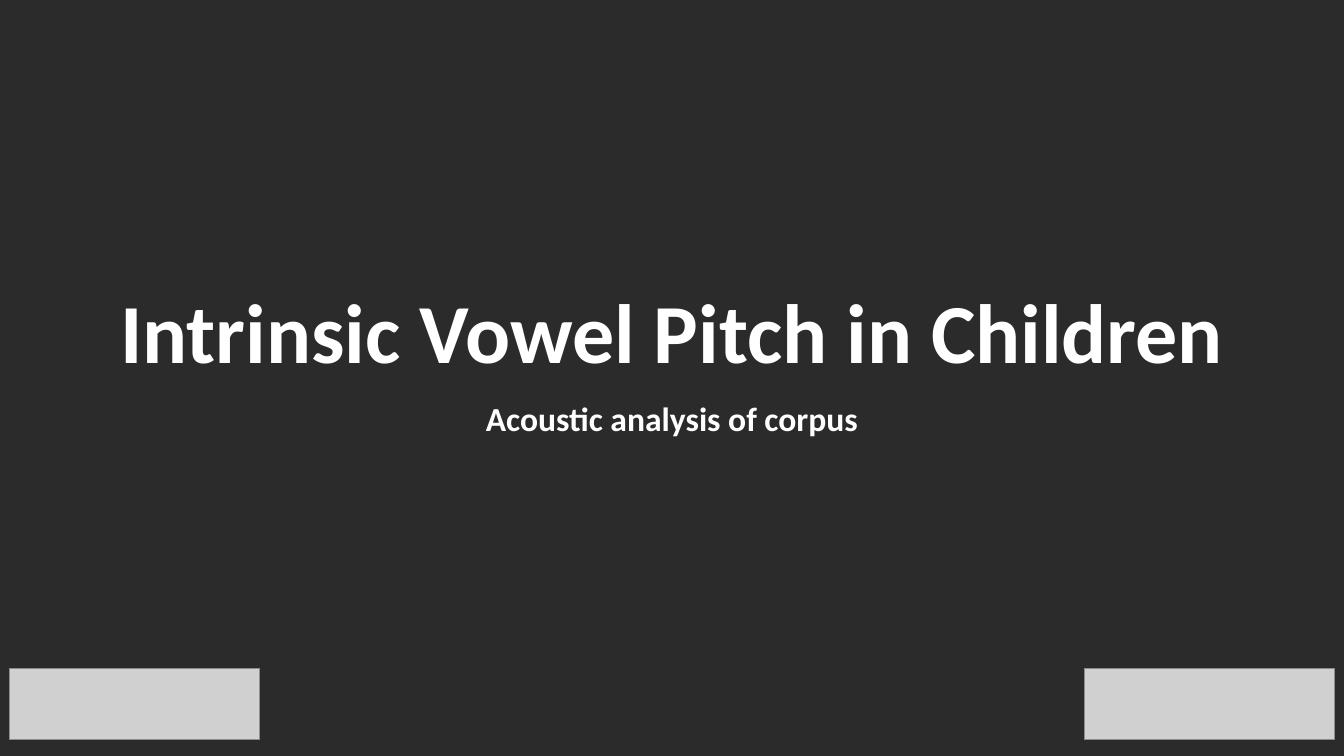
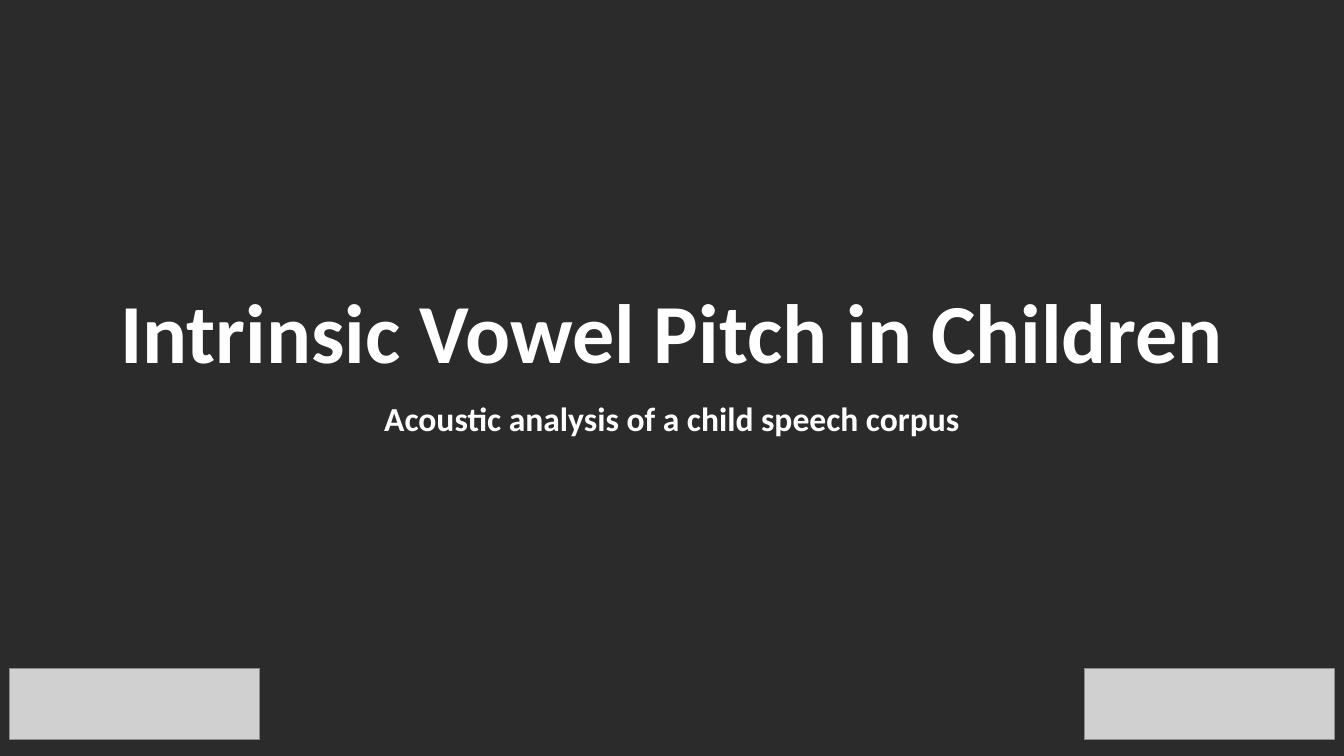
Before and after one commit to jgenette/Presentations, a slide deck: slide 1 of Seminar.pptx. Drawn at 1344x756 pixels with LibreOffice and Linux fonts; fonts in the diff are those of the drawing; grey boxes stand for pictures; background and template pictures are left out; a plain dark background stands for a picture behind light text. Boxes give left, top, right and bottom in pixels: in the first picture for what was removed or moved away, otherwise in the second. Text is boxed around its words. In the diff, an @@ line names an element or a change of style, - is before the commit and + after.

```diff
--- a/Seminar.pptx
+++ b/Seminar.pptx
@@ subtitle at (384, 407, 959, 437): text changed @@
-Acoustic analysis of corpus
+Acoustic analysis of a child speech corpus
```
Also in this commit, not shown: 2 other slides changed, 14 slides added, 1 slide removed, 9 other files.
